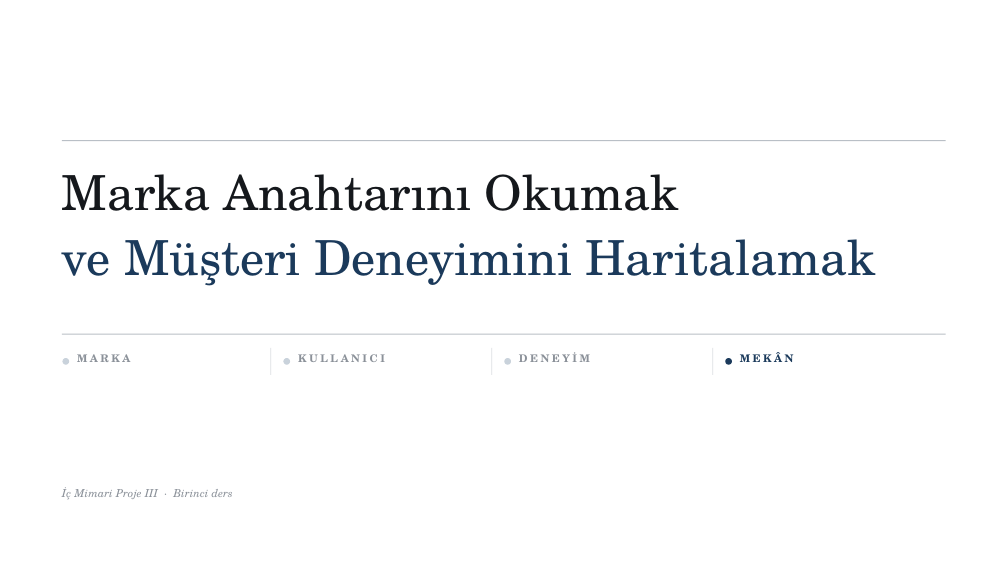
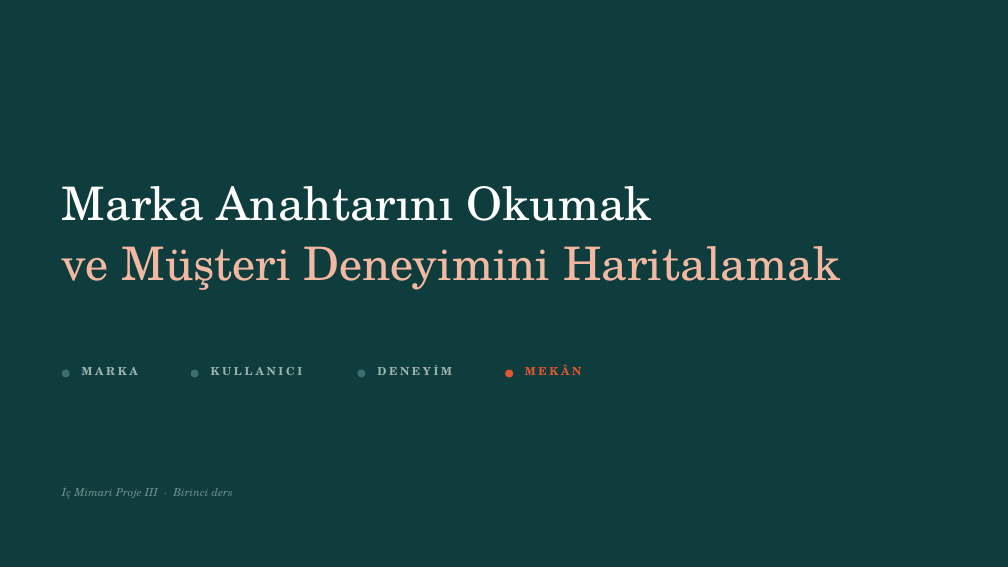
Before and after one commit to bunal91/sanat-ve-mekan, a slide deck: slide 1 of magaza-tasarimi-dersi/IMC301-Sunum-1.pptx. Drawn at 1008x567 pixels with LibreOffice and Linux fonts; fonts in the diff are those of the drawing. Boxes give left, top, right and bottom in pixels: in the first picture for what was removed or moved away, otherwise in the second. Text is boxed around its words. In the diff, an @@ line names an element or a change of style, - is before the commit and + after.

```diff
--- a/magaza-tasarimi-dersi/IMC301-Sunum-1.pptx
+++ b/magaza-tasarimi-dersi/IMC301-Sunum-1.pptx
@@ background #FFFFFF to #0F3D3E @@
@@ line removed from (62, 141) to (946, 141) @@
@@ text "Marka Anahtarını Okumak": place and size @@
-text "Marka Anahtarını Okumak" at bbox=[62, 174, 679, 211]
+text "Marka Anahtarını Okumak" at bbox=[62, 186, 653, 221]
@@ text "Marka Anahtarını Okumak" at bbox=[62, 186, 653, 221]: size 46 to 44 pt, text colour #15181C to #FFFFFF @@
@@ text "ve Müşteri Deneyimini Haritalamak": place and size @@
-text "ve Müşteri Deneyimini Haritalamak" at bbox=[62, 239, 876, 286]
+text "ve Müşteri Deneyimini Haritalamak" at bbox=[62, 246, 840, 290]
@@ text "ve Müşteri Deneyimini Haritalamak" at bbox=[62, 246, 840, 290]: size 46 to 44 pt, text colour #1B3A5B to #F2B8A2 @@
@@ line removed from (62, 334) to (946, 334) @@
@@ line removed from (271, 348) to (271, 375) @@
@@ line removed from (492, 348) to (492, 375) @@
@@ line removed from (713, 348) to (713, 375) @@
@@ ellipse removed at bbox=[726, 358, 731, 364] @@
@@ ellipse added at bbox=[62, 370, 69, 377], fill #3C6E6A, outline #3C6E6A 1 pt @@
@@ text "MARKA": place and size @@
-text "MARKA" at bbox=[77, 354, 130, 362]
+text "MARKA" at bbox=[82, 367, 138, 375]
@@ ellipse at bbox=[191, 370, 198, 377]: fill #C9D2DB to #3C6E6A; outline #C9D2DB 0.9 pt to #3C6E6A 1 pt @@
@@ ellipse: place and size @@
-ellipse at bbox=[63, 358, 68, 364]
+ellipse at bbox=[191, 370, 198, 377]
@@ text "KULLANICI": place and size @@
-text "KULLANICI" at bbox=[298, 354, 385, 362]
+text "KULLANICI" at bbox=[211, 367, 303, 375]
@@ ellipse: place and size @@
-ellipse at bbox=[284, 358, 289, 364]
+ellipse at bbox=[358, 370, 365, 377]
@@ ellipse at bbox=[358, 370, 365, 377]: fill #C9D2DB to #3C6E6A; outline #C9D2DB 0.9 pt to #3C6E6A 1 pt @@
@@ size 10 to 10.5 pt, text colour #8B9199 to #9DB3AF, letter spacing 2.4 to 2.6 pt in 3 elements at bbox=[82, 367, 138, 375], bbox=[211, 367, 303, 375], bbox=[377, 365, 452, 375] @@
@@ text "DENEYİM": place and size @@
-text "DENEYİM" at bbox=[519, 352, 590, 362]
+text "DENEYİM" at bbox=[377, 365, 452, 375]
@@ ellipse: place and size @@
-ellipse at bbox=[505, 358, 510, 364]
+ellipse at bbox=[506, 370, 513, 377]
@@ ellipse at bbox=[506, 370, 513, 377]: fill #C9D2DB to #E4572E; outline #C9D2DB 0.9 pt to #E4572E 1 pt @@
@@ text "MEKÂN": place and size @@
-text "MEKÂN" at bbox=[740, 352, 794, 362]
+text "MEKÂN" at bbox=[525, 364, 581, 375]
@@ text "MEKÂN" at bbox=[525, 364, 581, 375]: size 10 to 10.5 pt, text colour #1B3A5B to #E4572E, letter spacing 2.4 to 2.6 pt @@
@@ text "İç Mimari Proje III · ..." at bbox=[62, 486, 233, 498]: text colour #8B9199 to #6E8F8B @@
```
Also in this commit, not shown: 16 other slides changed, 1 slide added, 1 slide removed, 1 other file.
